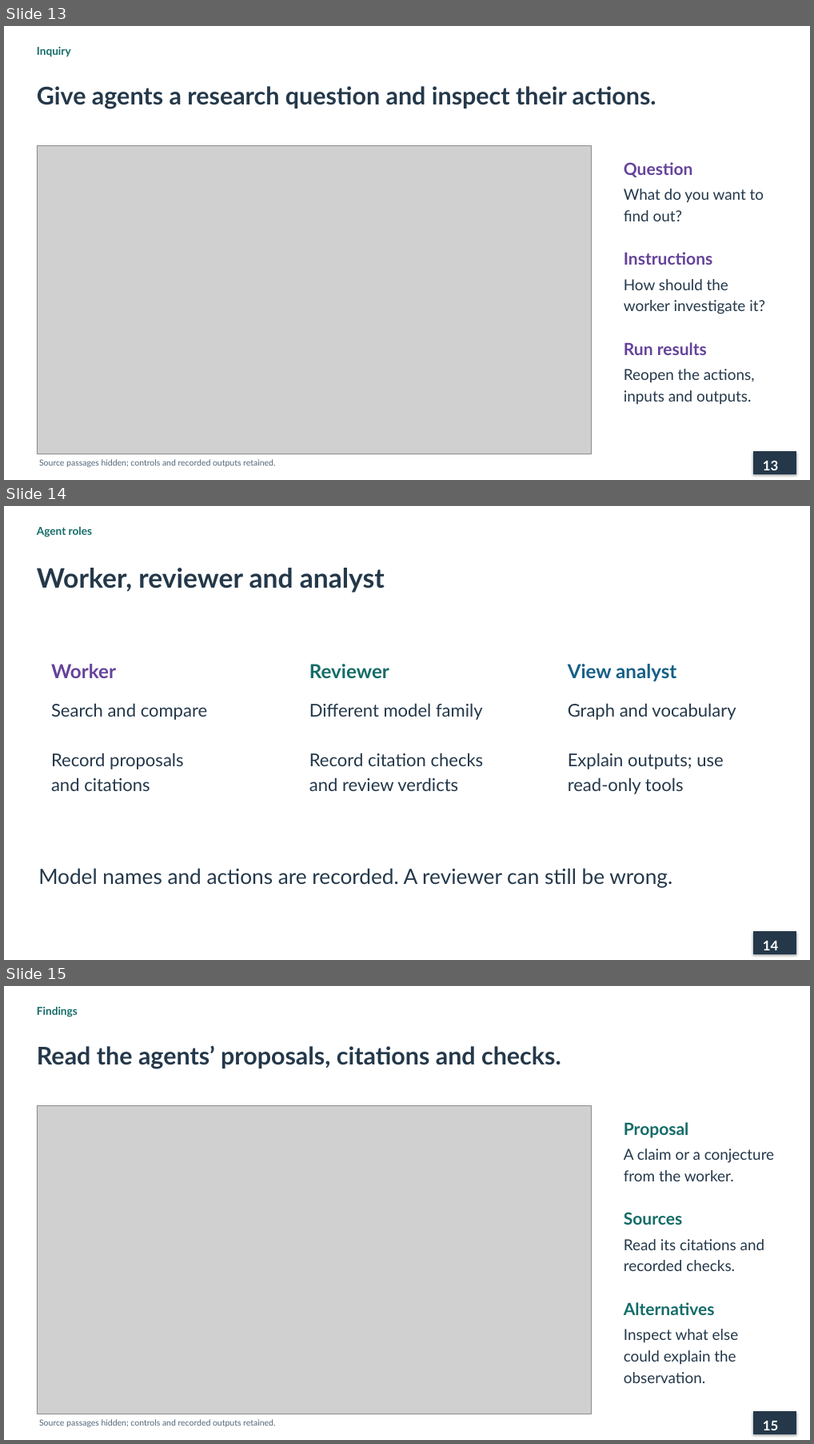
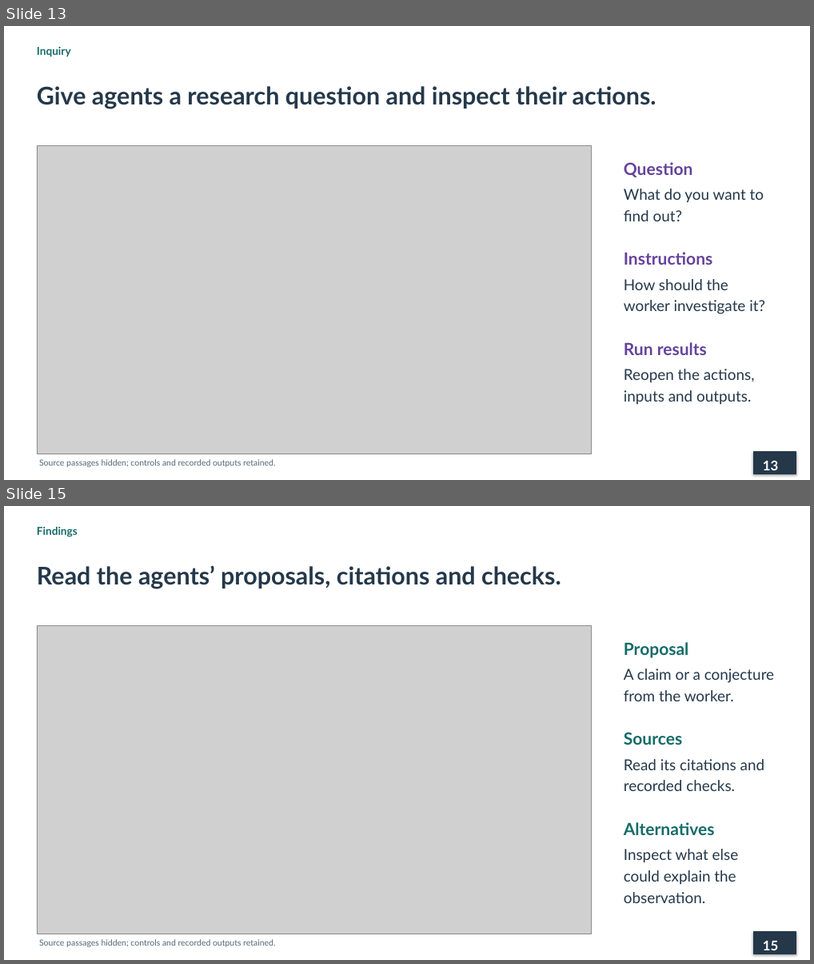
Before and after one commit to lopentu/cohort, a slide deck: docs/presentation/cohort-pnc-2026.pptx. Shown one above the other, each under a label of ours: slides 13, 14 and 15 before the commit, slides 13 and 15 after it; the slides between them are not shown. The pictures are 814x1444 and 814x964 pixels, drawn with LibreOffice and Linux fonts; fonts in the diff are those of the drawing; grey boxes stand for pictures. Boxes give left, top, right and bottom in pixels: in the first picture for what was removed or moved away, otherwise in the second. Text is boxed around its words. In the diff, an @@ line names an element or a change of style, - is before the commit and + after.

Commit message:
Explain agent proposals, research follow-ups and grounding limits

```diff
--- a/docs/presentation/cohort-pnc-2026.pptx
+++ b/docs/presentation/cohort-pnc-2026.pptx
@@ slide 14 removed at [4,506,810,960], background #FFFFFF @@
@@ text removed at [37,527,92,537] @@
-Agent roles
@@ text removed at [37,568,385,592] @@
-Worker, reviewer and analyst
@@ text removed at [51,664,116,678] @@
-Worker
@@ text removed at [310,664,390,678] @@
-Reviewer
@@ text removed at [568,664,677,681] @@
-View analyst
@@ text removed at [51,703,208,791] @@
-Search and compare
-Record proposals
-and citations
@@ text removed at [310,703,484,791] @@
-Different model family
-Record citation checks
-and review verdicts
@@ text removed at [568,703,736,794] @@
-Graph and vocabulary
-Explain outputs; use
-read-only tools
@@ text removed at [38,868,673,888] @@
-Model names and actions are recorded. A reviewer can still be wrong.
@@ rectangle removed at [754,932,797,953] @@
@@ text removed at [763,940,778,950] @@
-14
```
Also in this commit, not shown: 1 slide added, 4 other files.
